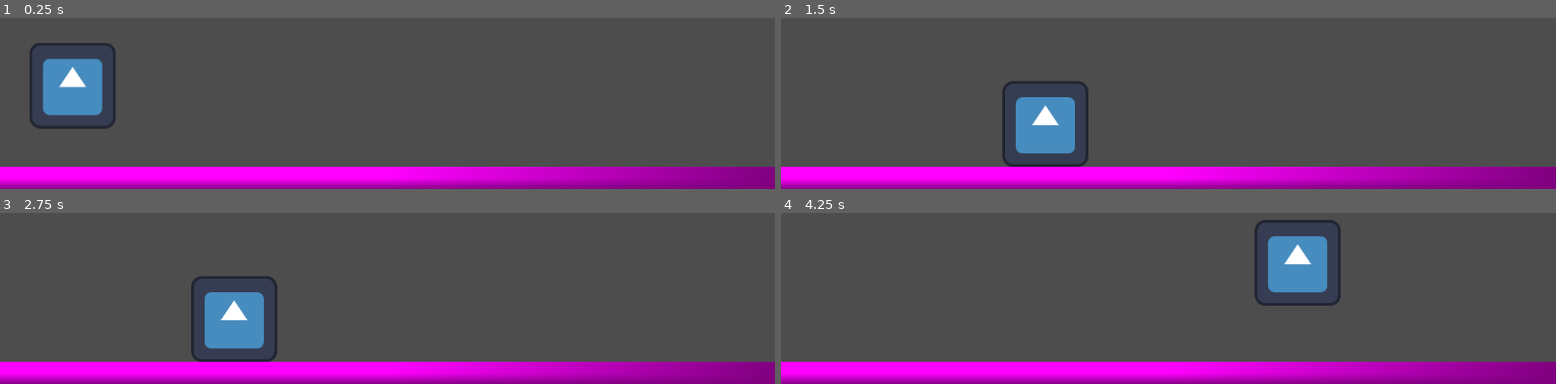
Above: before the commit, frames 1-4 (two rows, left to right).
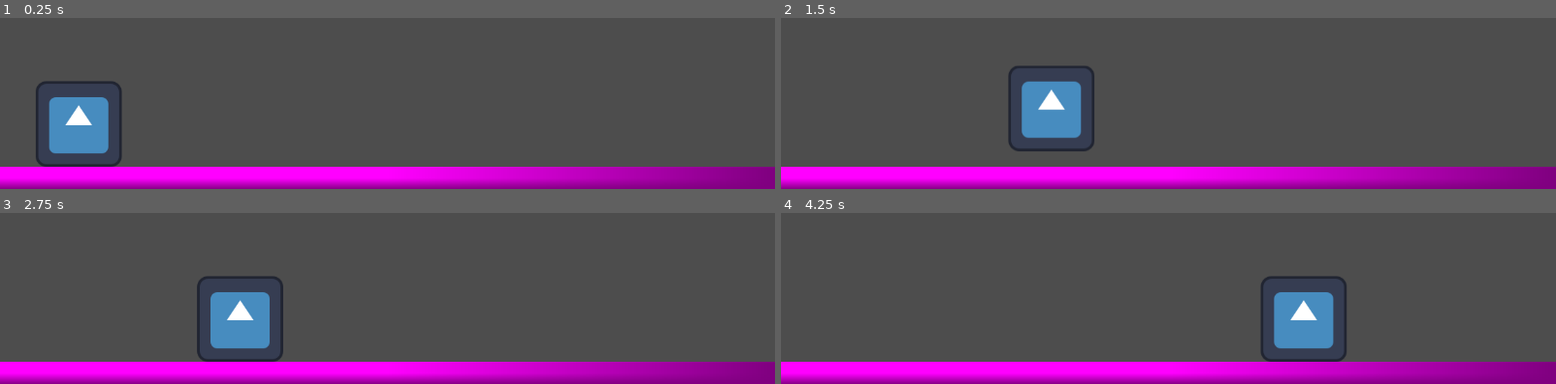
Above: after the commit, the same moments.

Repository: F3rnDev/InboudShovelJam2025
Game: Godot game, scene res://Nodes/Scenes/gameplay.tscn
The game is run twice, just before and just after one commit, with the same random seed, the same clock (stepped at 60 frames per second) and the same inputs. The project has no main scene, so this scene is started directly. The engine's default icon, where the game draws it, is replaced by a stand-in: a white triangle on a blue panel in a dark square.
Inputs:
- Up to frame 1 (0.25 s): no input
- Up to frame 2 (1.5 s): hold Right (Move Right) from 0.53 s (still down); tap Space (Jump) at 0.6, 0.77, 1.07, 1.35 s
- Up to frame 3 (2.75 s): tap Space (Jump) at 1.52, 1.82, 2.1 s; release Right (Move Right) at 2.03 s; hold Left (Move Left) from 2.03 s (still down)
- Up to frame 4 (4.25 s): release Left (Move Left) at 2.78 s; hold Right (Move Right) from 2.78 s (still down); tap Space (Jump) at 2.85, 3.02, 3.32, 3.6, 3.77, 4.07 s

The runs differ from the first frame. In frame 1, 4.8% of the frame differs, in the area x 3-16%, y 14-88%; in frame 2, 3.3%; in frame 3, 1.5%; in frame 4, 6.1%, in the area x 61-73%, y 3-88%.

Commit message:
Adding double jump

Diff:
--- a/Nodes/Scenes/gameplay.tscn
+++ b/Nodes/Scenes/gameplay.tscn
@@ -22,4 +22,4 @@
 shape = SubResource("RectangleShape2D_sw52n")
 
 [node name="Player" parent="." instance=ExtResource("1_sw52n")]
-position = Vector2(108, 465)
+position = Vector2(117, 553)
--- a/Scripts/player.gd
+++ b/Scripts/player.gd
@@ -4,6 +4,8 @@
 const SPEED = 300.0
 const JUMP_VELOCITY = -400.0
 
+@export var jumpAmount:int = 2
+var jumps = jumpAmount
 
 func _physics_process(delta: float) -> void:
 	# Add the gravity.
@@ -11,10 +13,14 @@
 		velocity += get_gravity() * delta
 	else:
 		velocity = Vector2(0, 0)
+		jumps = jumpAmount
 
 	# Handle jump.
-	if Input.is_action_just_pressed("Jump") and is_on_floor():
+	if Input.is_action_just_pressed("Jump") and jumps > 0:
 		velocity.y = JUMP_VELOCITY
+		jumps -= 1
+	elif Input.is_action_just_released("Jump") and velocity.y < 0:
+		velocity.y = 0
 
 	# Get the input direction and handle the movement/deceleration.
 	# As good practice, you should replace UI actions with custom gameplay actions.
